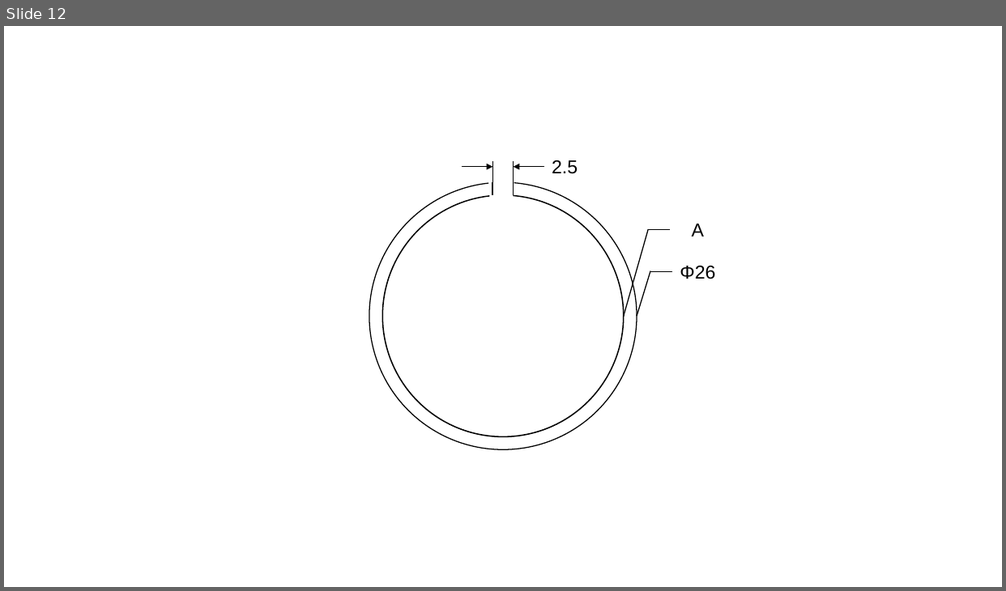
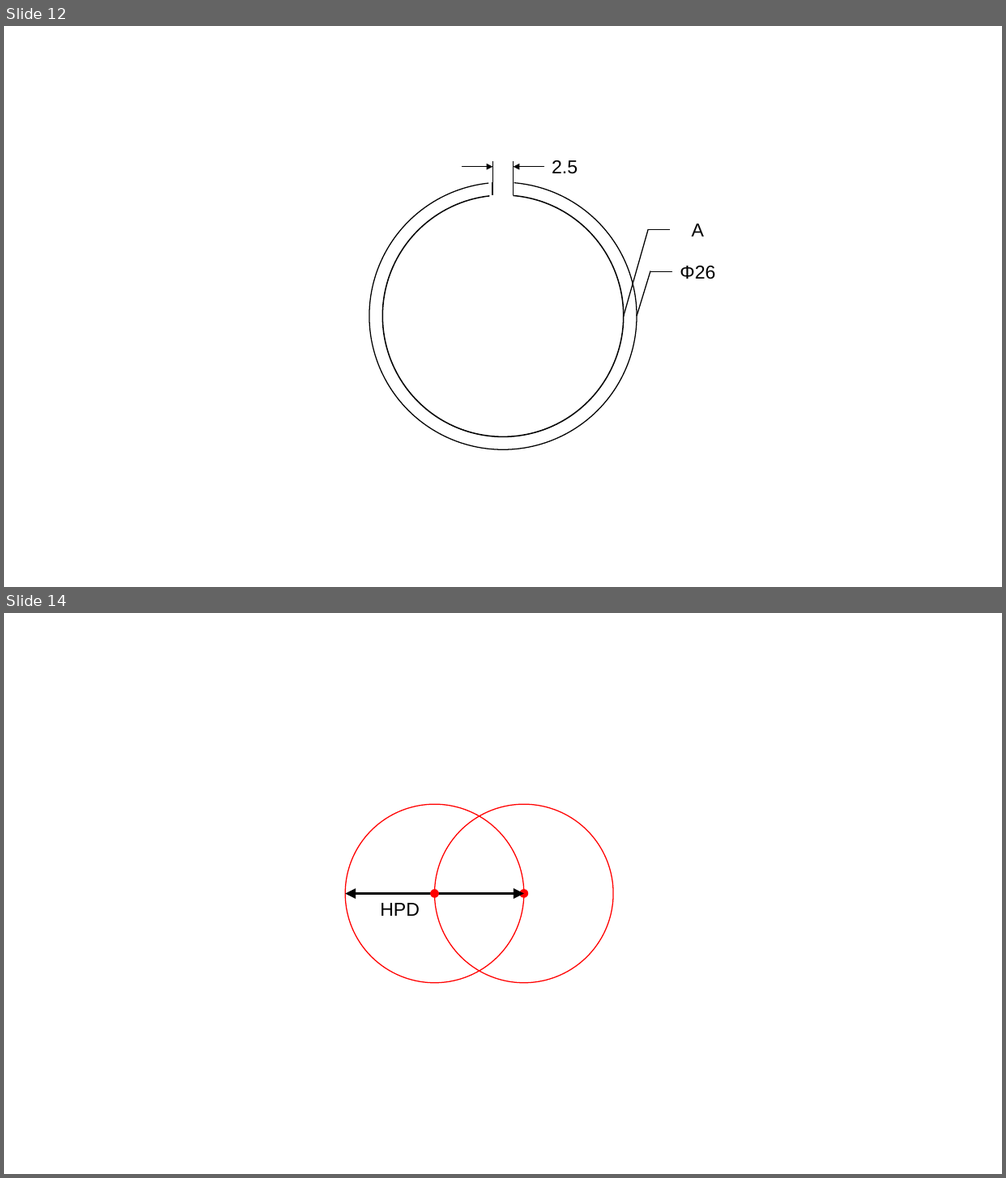
Before and after one commit to dieu-detruit/bachelor-thesis, a slide deck: illustration/illusts.pptx. Shown one above the other, each under a label of ours: slide 12 before the commit, slides 12 and 14 after it; the slides between them are not shown. The pictures are 1006x591 and 1006x1178 pixels, drawn with LibreOffice and Linux fonts; fonts in the diff are those of the drawing. Boxes give left, top, right and bottom in pixels: in the first picture for what was removed or moved away, otherwise in the second. Text is boxed around its words. In the diff, an @@ line names an element or a change of style, - is before the commit and + after.

```diff
--- a/illustration/illusts.pptx
+++ b/illustration/illusts.pptx
@@ slide 14 added at (4,613,1002,1174), background #FFFFFF @@
@@ ellipse added at (345,805,524,983), outline #FF0000 1 pt @@
@@ ellipse added at (434,805,613,983), outline #FF0000 1 pt @@
@@ double arrow added from (345, 894) to (524, 894), #000000 2 pt @@
@@ text added at (380,903,420,916), 18 pt, text #000000 @@
+HPD
@@ ellipse added at (430,889,439,898), fill #FF0000 @@
@@ ellipse added at (520,889,529,898), fill #FF0000 @@
```
Also in this commit, not shown: 1 slide changed, 1 other slide added, 45 other files.
